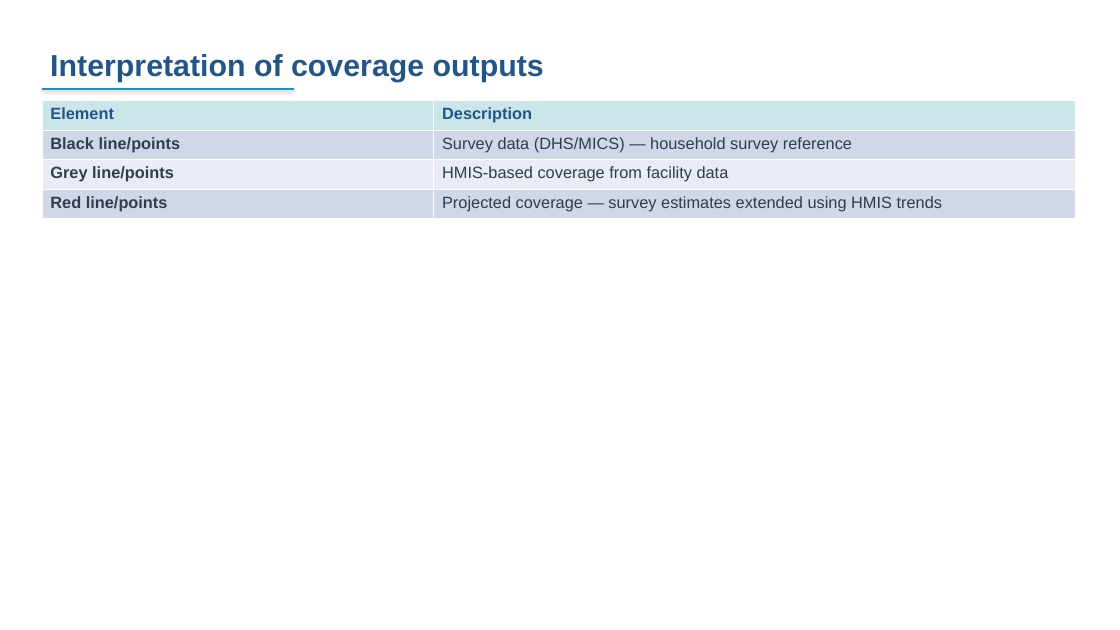
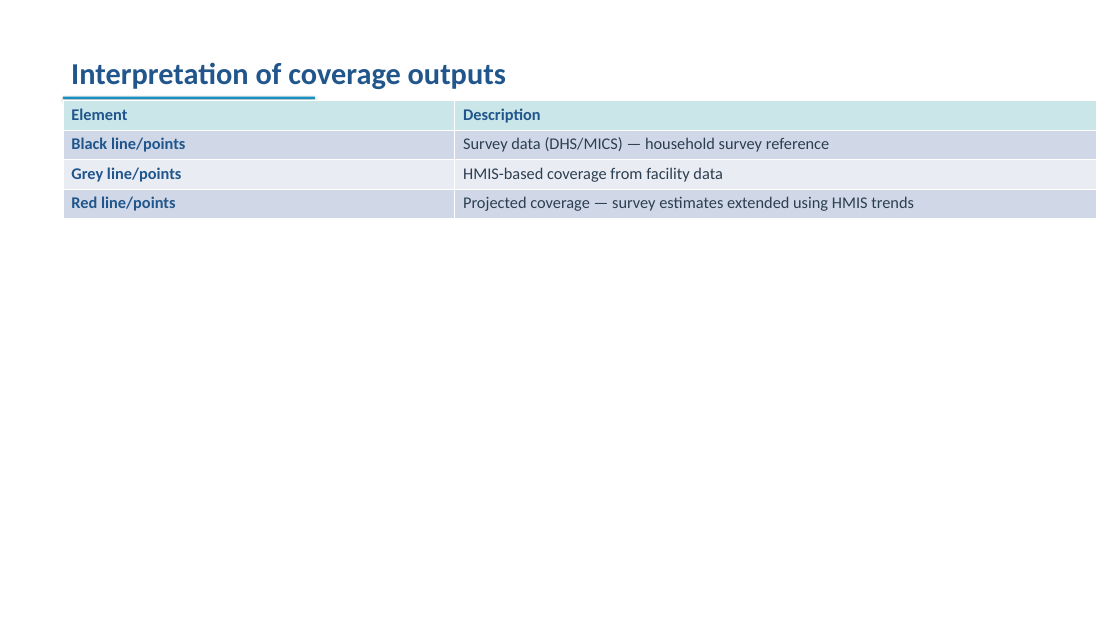
Before and after one commit to FASTR-Analytics/fastr-resource-hub, a slide deck: slide 95 of outputs/2026-zambia_deck.pptx (slide 81 before the commit). Drawn at 1120x630 pixels with LibreOffice and Linux fonts; fonts in the diff are those of the drawing. Boxes give left, top, right and bottom in pixels: in the first picture for what was removed or moved away, otherwise in the second. Text is boxed around its words. In the diff, an @@ line names an element or a change of style, - is before the commit and + after.

```diff
--- a/outputs/2026-zambia_deck.pptx
+++ b/outputs/2026-zambia_deck.pptx
@@ text "Interpretation of coverage outputs": place and size @@
-text "Interpretation of coverage outputs" at (50,54,544,82)
+text "Interpretation of coverage outputs" at (71,62,506,89)
@@ text "Interpretation of coverage outputs" at (71,62,506,89): font Arial to Calibri @@
@@ table at (63,101,1096,218) @@
@@ font Arial to Calibri @@
@@ text colour #2C3E50 to #21568C in "Black line/points", "Grey line/points", "Red line/points" @@
@@ table: place and size @@
-table at (42,101,1075,218)
+table at (63,101,1096,218)
@@ rectangle: place and size @@
-rectangle at (42,88,294,90)
+rectangle at (63,97,315,99)
```
Also in this commit, not shown: 94 other slides changed, 34 slides added, 19 slides removed, 47 other files.
